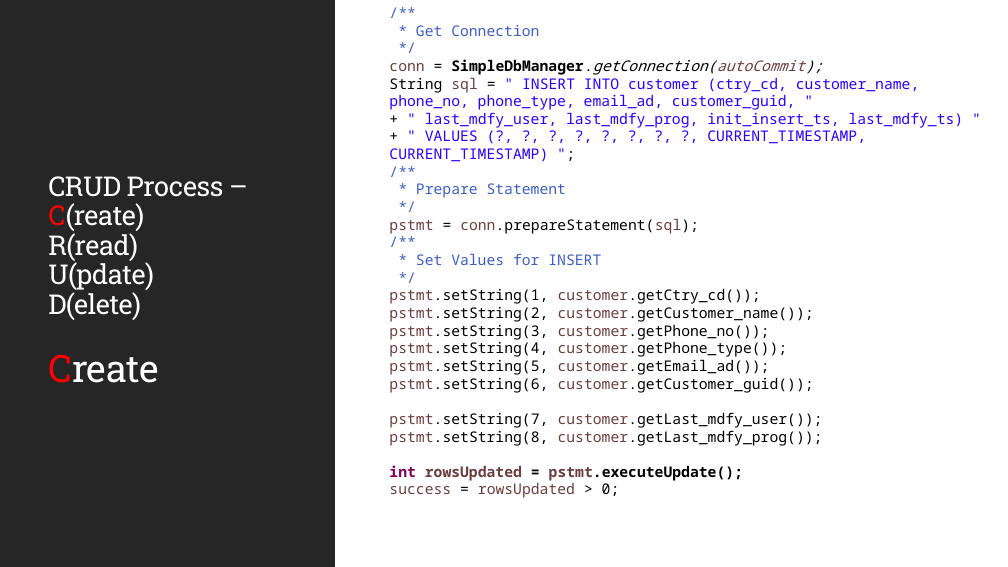
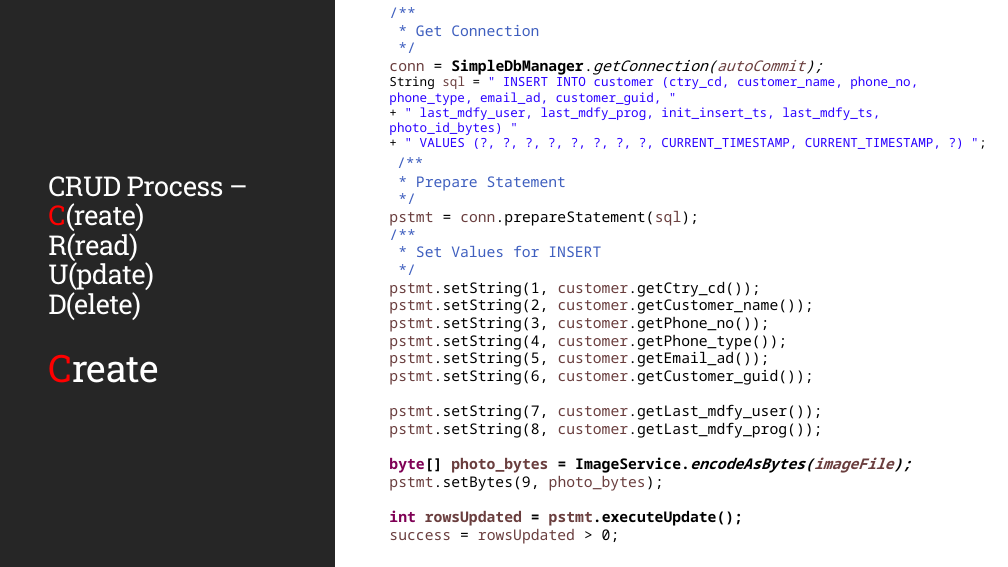
Before and after one commit to JSS-DEVCORE/JdbcExample, a slide deck: slide 12 of docs/JDBC-Insights.pptx. Drawn at 1008x567 pixels with LibreOffice and Linux fonts; fonts in the diff are those of the drawing. Boxes give left, top, right and bottom in pixels: in the first picture for what was removed or moved away, otherwise in the second. Text is boxed around its words. In the diff, an @@ line names an element or a change of style, - is before the commit and + after.

Commit message:
Updates Presentation

```diff
--- a/docs/JDBC-Insights.pptx
+++ b/docs/JDBC-Insights.pptx
@@ text at [389, 74, 918, 105]: size 14 to 12 pt in "String sql = " INSERT INTO customer ..."; list level 2 to 1 in "/**" @@
@@ text at [389, 107, 941, 149]: text changed; size 14 to 12 pt @@
-  + " last_mdfy_user, last_mdfy_prog, init_insert_ts, last_mdfy_ts) "
-  + " VALUES (?, ?, ?, ?, ?, ?, ?, ?, CURRENT_TIMESTAMP, CURRENT_TIMESTAMP) ";
+  + " last_mdfy_user, last_mdfy_prog, init_insert_ts, last_mdfy_ts, photo_id_bytes) "
+  + " VALUES (?, ?, ?, ?, ?, ?, ?, ?, CURRENT_TIMESTAMP, CURRENT_TIMESTAMP, ?) ";
@@ text at [389, 457, 911, 491]: paragraphs added @@
+  byte[] photo_bytes = ImageService.encodeAsBytes(imageFile);
+  pstmt.setBytes(9, photo_bytes);
```
Also in this commit, not shown: 1 other slide changed, 2 slides added, 1 other file.
